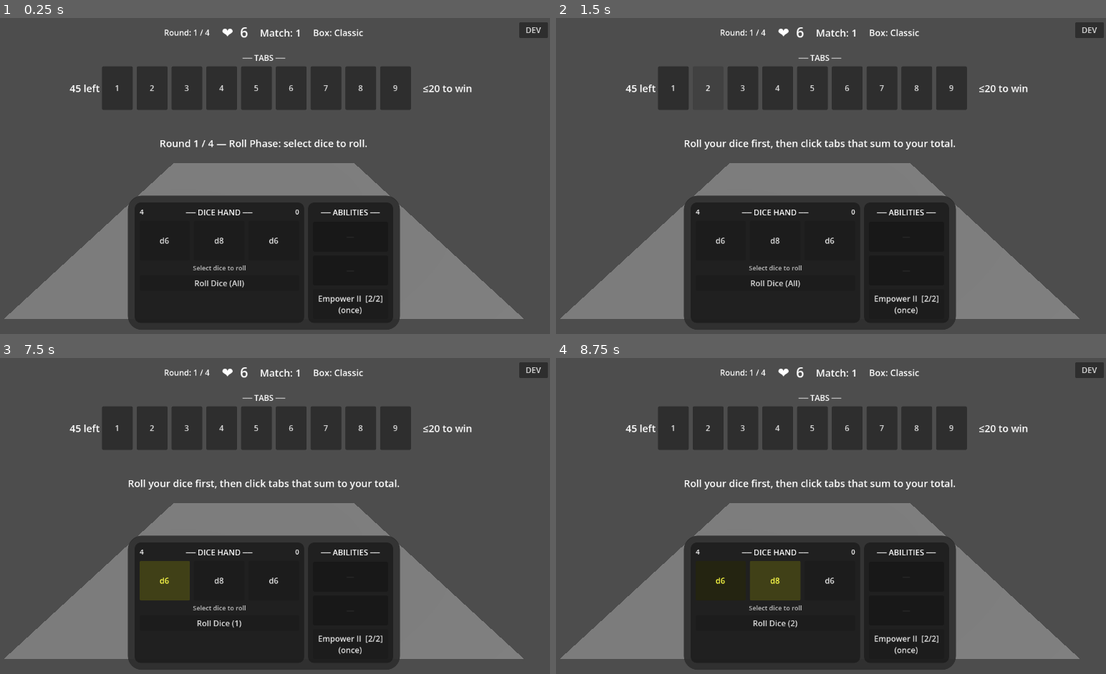
Above: before the commit, frames 1-4 (two rows, left to right).
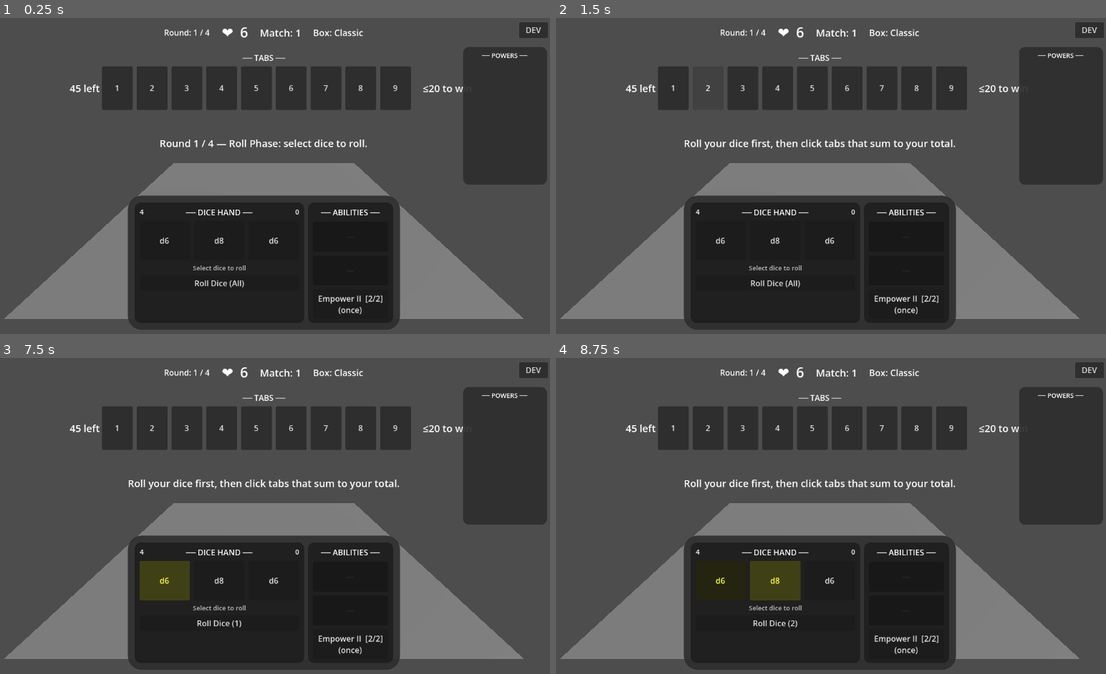
Above: after the commit, the same moments.

Repository: caleb-the-dev/SealTheBox
Game: Godot game, scene res://scenes/match/match.tscn
Two runs of this game, one before a commit and one after it. Both use one fixed random seed, a clock stepped at 60 frames per second and the inputs below.
Inputs:
- Up to frame 1 (0.25 s): no input
- Up to frame 2 (1.5 s): click "1" at 0.5 s; click "2" at 1.25 s
- Up to frame 3 (7.5 s): click "3" at 2 s; click "4" at 2.75 s; click "5" at 3.5 s; click "6" at 4.25 s; click "7" at 5 s; click "8" at 5.75 s; click "9" at 6.5 s; click "d6" at 7.25 s
- Up to frame 4 (8.75 s): click "d8" at 8 s

The runs differ from the first frame. In frame 1, 6.6% of the frame differs, in the area x 84-100%, y 9-53%; in frame 2, 6.6%; in frame 3, 6.6%; in frame 4, 6.6%.

Commit message:
feat: add owned powers side panel to match UI

Diff:
--- a/seal-the-box/scripts/match/match.gd
+++ b/seal-the-box/scripts/match/match.gd
@@ -38,6 +38,7 @@
 var _rotation_buttons: Array[Button] = []
 var _current_rotation_options: Array = []
 var _dev_overlay: Control
+var _powers_vbox: VBoxContainer
 
 # ── lifecycle ───────────────────────────────────────────────────────────────
 func _ready() -> void:
@@ -534,6 +535,32 @@
 
 	root.add_child(dev_overlay)
 	_dev_overlay = dev_overlay
+
+	# ── Powers side panel (right side, always visible) ────────────────────────
+	var powers_panel = _make_rounded_panel(12, Color(0.18, 0.18, 0.18, 0.92), 10, 8)
+	powers_panel.anchor_left = 1.0
+	powers_panel.anchor_right = 1.0
+	powers_panel.anchor_top = 0.0
+	powers_panel.anchor_bottom = 1.0
+	powers_panel.offset_left = -175
+	powers_panel.offset_right = -6
+	powers_panel.offset_top = 60
+	powers_panel.offset_bottom = -310
+	root.add_child(powers_panel)
+
+	var powers_outer = VBoxContainer.new()
+	powers_outer.add_theme_constant_override("separation", 8)
+	powers_panel.add_child(powers_outer)
+
+	var powers_title = Label.new()
+	powers_title.text = "── POWERS ──"
+	powers_title.horizontal_alignment = HORIZONTAL_ALIGNMENT_CENTER
+	powers_title.add_theme_font_size_override("font_size", 13)
+	powers_outer.add_child(powers_title)
+
+	_powers_vbox = VBoxContainer.new()
+	_powers_vbox.add_theme_constant_override("separation", 6)
+	powers_outer.add_child(_powers_vbox)
 
 # ── signal wiring ────────────────────────────────────────────────────────────
 func _connect_signals() -> void:
@@ -625,6 +652,7 @@
 	_rebuild_tab_buttons()
 	for btn in _tab_buttons:
 		btn.disabled = false
+	_refresh_powers_panel()
 
 func _on_run_over(match_number: int) -> void:
 	_run_over_detail_label.text = "Defeated on Match %d  |  HP: 0" % match_number
@@ -646,7 +674,17 @@
 	_run_manager.handle_power_offer_skipped()
 
 func _refresh_powers_panel() -> void:
-	pass
+	if not _powers_vbox:
+		return
+	for child in _powers_vbox.get_children():
+		child.queue_free()
+	for power in GameState.owned_powers:
+		var pill = TooltipButton.new()
+		pill.custom_minimum_size = Vector2(0, 44)
+		pill.size_flags_horizontal = Control.SIZE_EXPAND_FILL
+		if pill is TooltipButton:
+			(pill as TooltipButton).update_info(power.name, power.description)
+		_powers_vbox.add_child(pill)
 
 func _on_show_rotation_offer(options: Array) -> void:
 	_current_rotation_options = options
